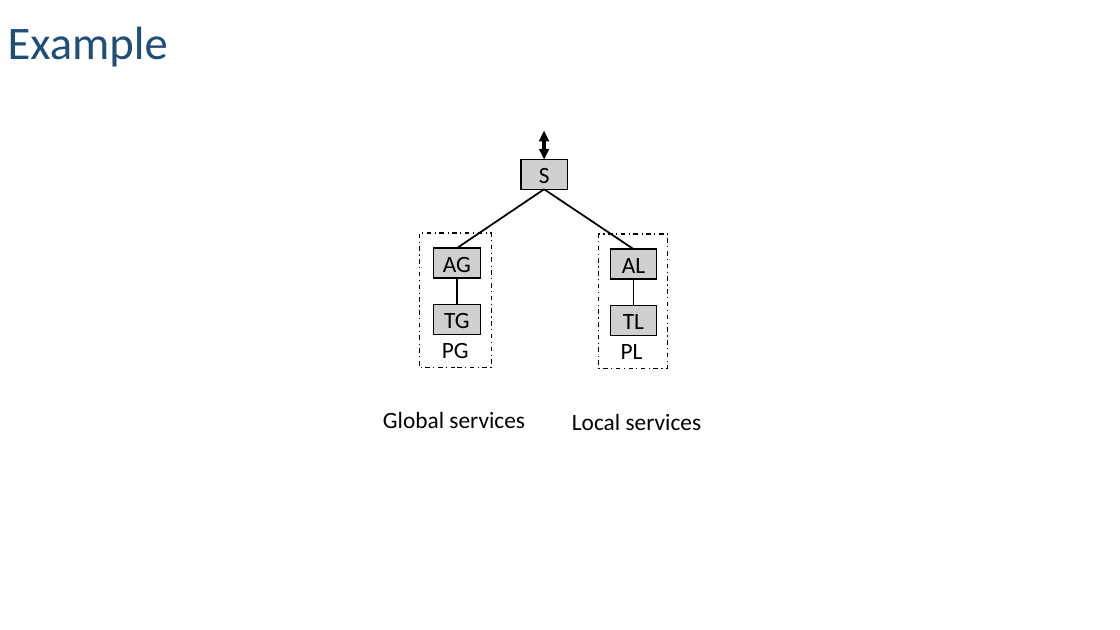
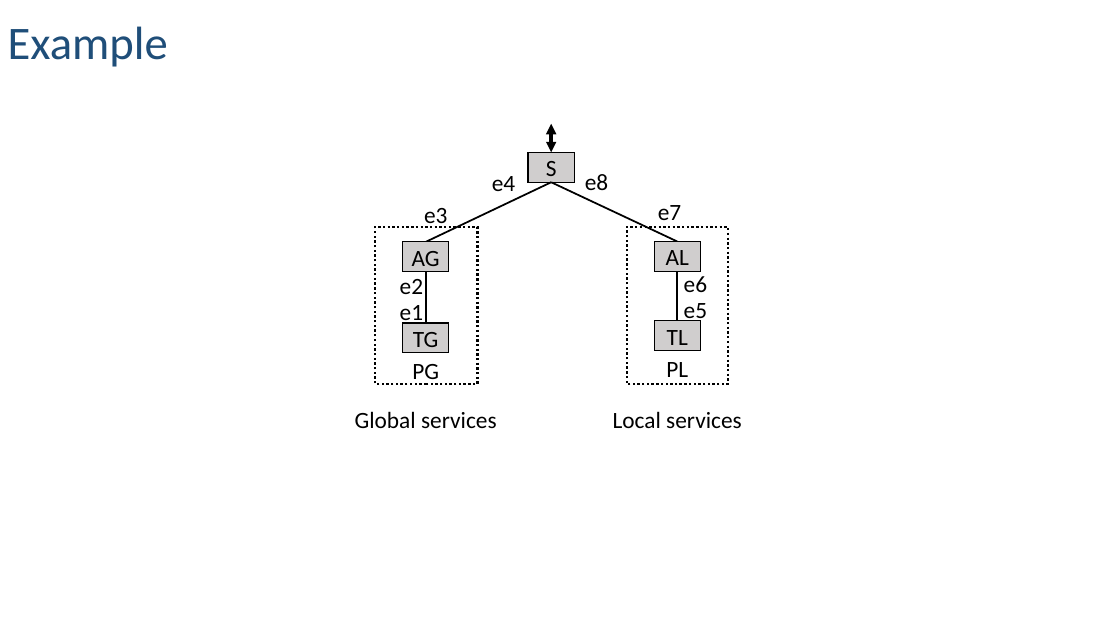
Before and after one commit to rabeckett/propane, a slide deck: slide 3 of paper/abstraction/figures/examples.pptx. Drawn at 1120x630 pixels with LibreOffice and Linux fonts; fonts in the diff are those of the drawing. Boxes give left, top, right and bottom in pixels: in the first picture for what was removed or moved away, otherwise in the second. Text is boxed around its words. In the diff, an @@ line names an element or a change of style, - is before the commit and + after.

```diff
--- a/paper/abstraction/figures/examples.pptx
+++ b/paper/abstraction/figures/examples.pptx
@@ double arrow moved from (544, 131) - (544, 160) to (551, 124) - (551, 152) @@
@@ text added at (492, 176, 515, 191), 20 pt, text #000000 @@
+e4
@@ rectangle "S": place and size @@
-rectangle "S" at (521, 160, 567, 190)
+rectangle "S" at (528, 152, 575, 182)
@@ text added at (585, 174, 608, 190), 20 pt, text #000000 @@
+e8
@@ text added at (424, 208, 447, 228), 20 pt, text #000000 @@
+e3
@@ line moved from (544, 189) - (457, 248) to (551, 182) - (426, 242) @@
@@ line moved from (544, 189) - (634, 250) to (551, 182) - (677, 242) @@
@@ text added at (658, 205, 681, 227), 20 pt, text #000000 @@
+e7
@@ rectangle: place and size @@
-rectangle at (419, 233, 492, 367)
+rectangle at (376, 227, 478, 384)
@@ rectangle at (376, 227, 478, 384): outline #000000 1 pt dashed to #000000 2 pt dashed @@
@@ rectangle at (627, 227, 728, 384): outline #000000 1 pt dashed to #000000 2 pt dashed @@
@@ rectangle: place and size @@
-rectangle at (599, 234, 668, 369)
+rectangle at (627, 227, 728, 384)
@@ rectangle "AG": place and size @@
-rectangle "AG" at (434, 248, 480, 278)
+rectangle "AG" at (402, 242, 449, 272)
@@ rectangle "AL": place and size @@
-rectangle "AL" at (611, 250, 657, 280)
+rectangle "AL" at (655, 242, 701, 272)
@@ text added at (400, 279, 423, 294), 20 pt, text #000000 @@
+e2
@@ line moved from (457, 278) - (457, 304) to (426, 272) - (426, 323) @@
@@ line moved from (634, 279) - (634, 305) to (677, 271) - (677, 321) @@
@@ text added at (684, 276, 707, 292), 20 pt, text #000000 @@
+e6
@@ text added at (400, 305, 423, 326), 20 pt, text #000000 @@
+e1
@@ rectangle "TG": place and size @@
-rectangle "TG" at (434, 304, 480, 334)
+rectangle "TG" at (402, 323, 449, 353)
@@ rectangle "TL": place and size @@
-rectangle "TL" at (611, 305, 657, 335)
+rectangle "TL" at (655, 321, 701, 351)
@@ text added at (684, 303, 707, 324), 20 pt, text #000000 @@
+e5
@@ text "PG" rewrapped from (442, 343, 469, 358) to (412, 364, 439, 385) @@
@@ text "PL" rewrapped from (621, 344, 643, 359) to (666, 362, 688, 384) @@
@@ text "Global services": place and size @@
-text "Global services" at (383, 411, 525, 428)
+text "Global services" at (355, 411, 497, 428)
@@ text "Local services": place and size @@
-text "Local services" at (572, 413, 702, 430)
+text "Local services" at (613, 411, 742, 428)
```
Also in this commit, not shown: 2 other files.
